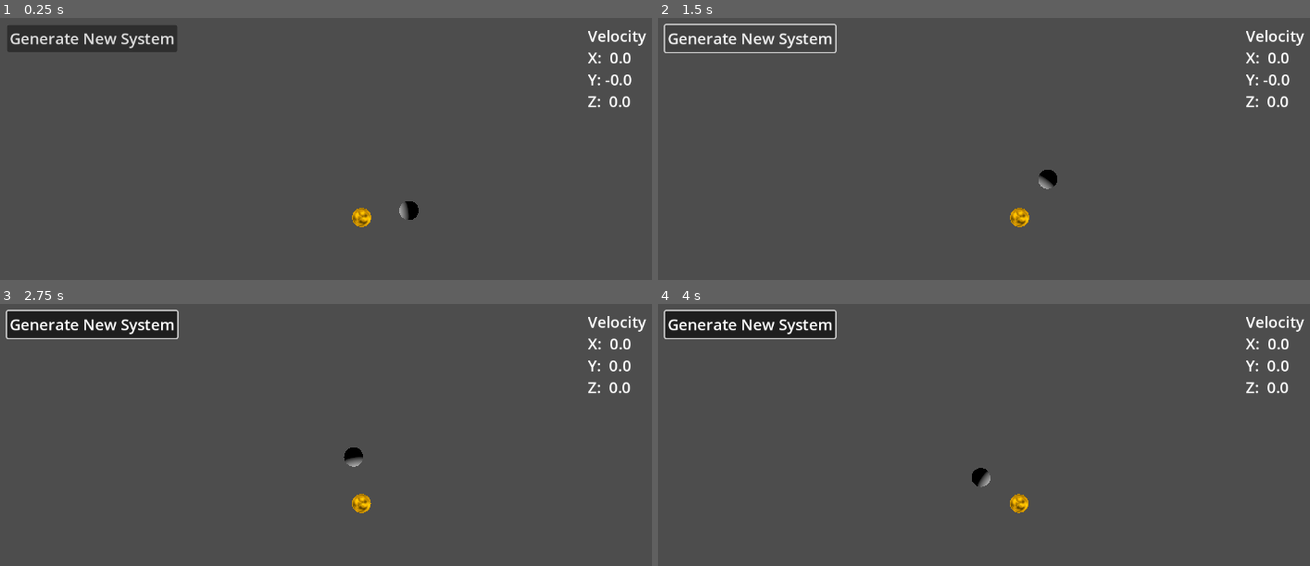
Above: before the commit, frames 1-4 (two rows, left to right).
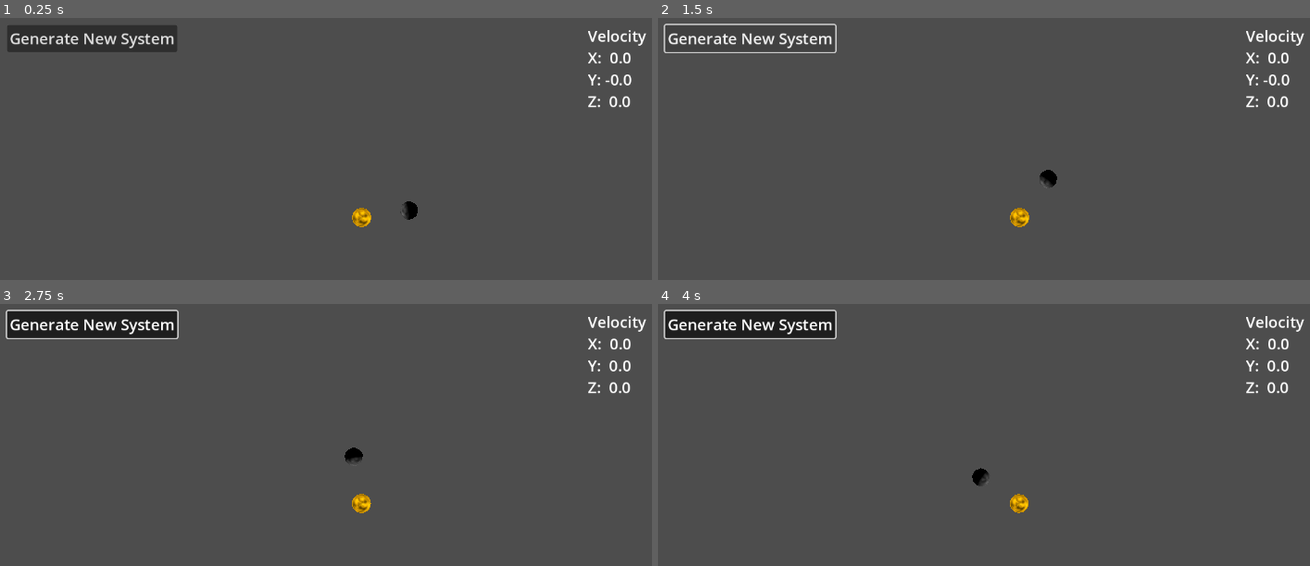
Above: after the commit, the same moments.

Repository: kruzaavn/solar_system_model
Game: Godot game, scene res://scenes/system/system.tscn
Two runs of this game, one before a commit and one after it. Both use one fixed random seed, a clock stepped at 60 frames per second and the inputs below.
Inputs (mouse positions are in pixels of both pictures, inside the frame that each line leads up to):
- Up to frame 1 (0.25 s): no input
- Up to frame 2 (1.5 s): click "Generate New System" at 0.5 s; click "Generate New System" at 1.25 s
- Up to frame 3 (2.75 s): move the mouse to (521, 482) at 2.02 s; hold Right (Right) from 2.03 s (still down); hold Space (Halt) from 2.03 s (still down)
- Up to frame 4 (4 s): move the mouse to (873, 524) at 2.77 s; release Right (Right) at 2.78 s; release Space (Halt) at 2.78 s; hold F (Back) 2.78-3.53 s; tap Space (Halt) at 2.85 s; move the mouse to (1094, 411) at 3.52 s; hold Right (Right) from 3.53 s (still down); hold Space (Halt) from 3.53 s (still down)

The runs differ from the first frame. In frame 1, less than 0.1% of the frame differs, in the area x 61-65%, y 69-78%; in frame 2, less than 0.1%; in frame 3, less than 0.1%; in frame 4, less than 0.1%.

Commit message:
camera config change

Diff:
--- a/autoloads/orbital.gd
+++ b/autoloads/orbital.gd
@@ -4,7 +4,7 @@
 @export var g: float  = 6.674e-11
 
 @onready var body := preload("res://scenes/body/body.tscn")
-@onready var system := get_node("res://scenes/system/system.tscn")
+@onready var system := get_tree().root.get_node('./system')
 
 
 func generate_new_system():
--- a/scenes/system/system.tscn
+++ b/scenes/system/system.tscn
@@ -17,6 +17,24 @@
 color_ramp = SubResource("Gradient_oygqj")
 noise = SubResource("FastNoiseLite_x8w8m")
 
+[sub_resource type="Gradient" id="Gradient_q7w1w"]
+
+[sub_resource type="FastNoiseLite" id="FastNoiseLite_kdnnp"]
+
+[sub_resource type="NoiseTexture2D" id="NoiseTexture2D_f14c0"]
+seamless = true
+color_ramp = SubResource("Gradient_q7w1w")
+noise = SubResource("FastNoiseLite_kdnnp")
+
+[sub_resource type="Gradient" id="Gradient_kjdu8"]
+
+[sub_resource type="FastNoiseLite" id="FastNoiseLite_n8m0t"]
+
+[sub_resource type="NoiseTexture2D" id="NoiseTexture2D_wuv4j"]
+seamless = true
+color_ramp = SubResource("Gradient_kjdu8")
+noise = SubResource("FastNoiseLite_n8m0t")
+
 [node name="system" type="Node3D"]
 
 [node name="bodies" type="Node3D" parent="."]
@@ -28,6 +46,8 @@
 [node name="Planet" parent="bodies" node_paths=PackedStringArray("influencing_body") instance=ExtResource("2_7sjec")]
 transform = Transform3D(1, 0, 0, 0, 1, 0, 0, 0, 1, 3, 2.08165e-12, 2.08165e-12)
 linear_velocity = Vector3(2.08165e-12, 2.08165e-12, -1.88)
+height_map = SubResource("NoiseTexture2D_f14c0")
+texture = SubResource("NoiseTexture2D_wuv4j")
 influencing_body = NodePath("../star")
 
 [node name="UserInterface" parent="." node_paths=PackedStringArray("body") instance=ExtResource("3_edxjg")]
Not shown: 1 places in scenes/system/system.tscn that only renumber resources
